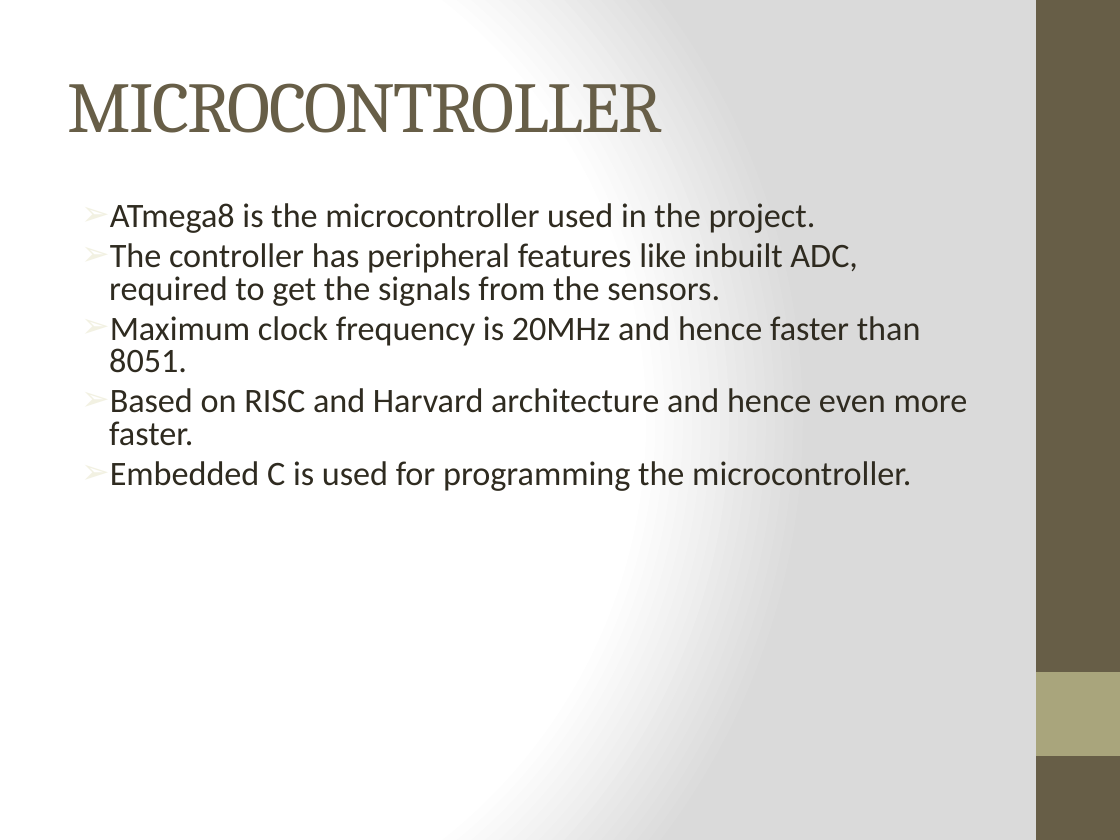
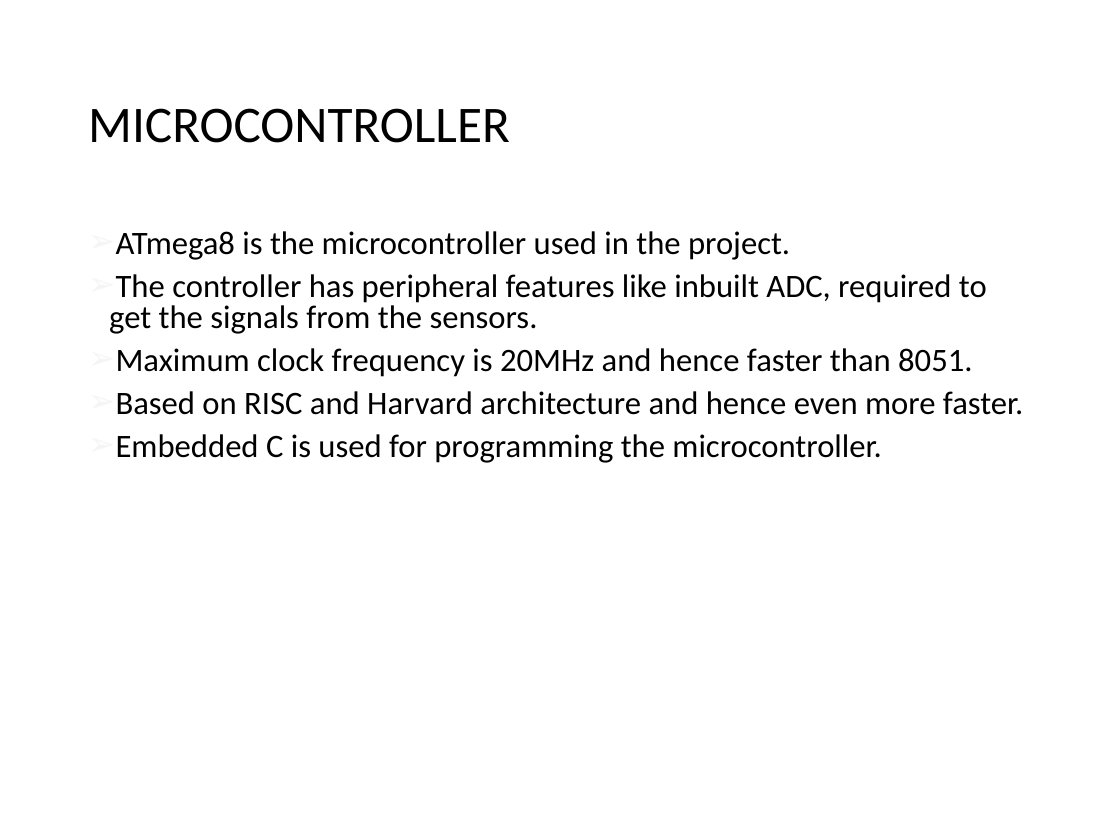
Before and after one commit to Humanpredator/Dream-Epic, a slide deck: slide 15 of Project Center/PPT/PPT.pptx. Drawn at 1120x840 pixels with LibreOffice and Linux fonts; fonts in the diff are those of the drawing. Boxes give left, top, right and bottom in pixels: in the first picture for what was removed or moved away, otherwise in the second. Text is boxed around its words. In the diff, an @@ line names an element or a change of style, - is before the commit and + after.

```diff
--- a/Project Center/PPT/PPT.pptx
+++ b/Project Center/PPT/PPT.pptx
@@ background gradient #FFFFFF to #DADADA to #FFFFFF @@
@@ rectangle removed at (1036, 0, 1120, 840) @@
@@ title "MICROCONTROLLER": place and size @@
-title "MICROCONTROLLER" at (67, 83, 663, 133)
+title "MICROCONTROLLER" at (88, 108, 510, 143)
@@ title "MICROCONTROLLER" at (88, 108, 510, 143): size 46 to 33 pt, font Cambria to Calibri, text colour #675E47 to #000000, letter spacing -1 to 0 pt; line spacing 1 to 0.9 @@
@@ text "ATmega8 is the microcontroller used ...": place and size @@
-text "ATmega8 is the microcontroller used ..." at (109, 203, 968, 491)
+text "ATmega8 is the microcontroller used ..." at (109, 231, 1024, 463)
@@ text "ATmega8 is the microcontroller used ..." at (109, 231, 1024, 463): size 22 to 21 pt, text colour #2F2B20 to #000000; indent changed; more space between paragraphs; bullet colour #F2F1E2 to #F5F5F5 @@
@@ rectangle removed at (1036, 672, 1120, 756) @@
```
Also in this commit, not shown: 15 other slides changed, 1 slide added, 1 slide removed, 3 other files.
